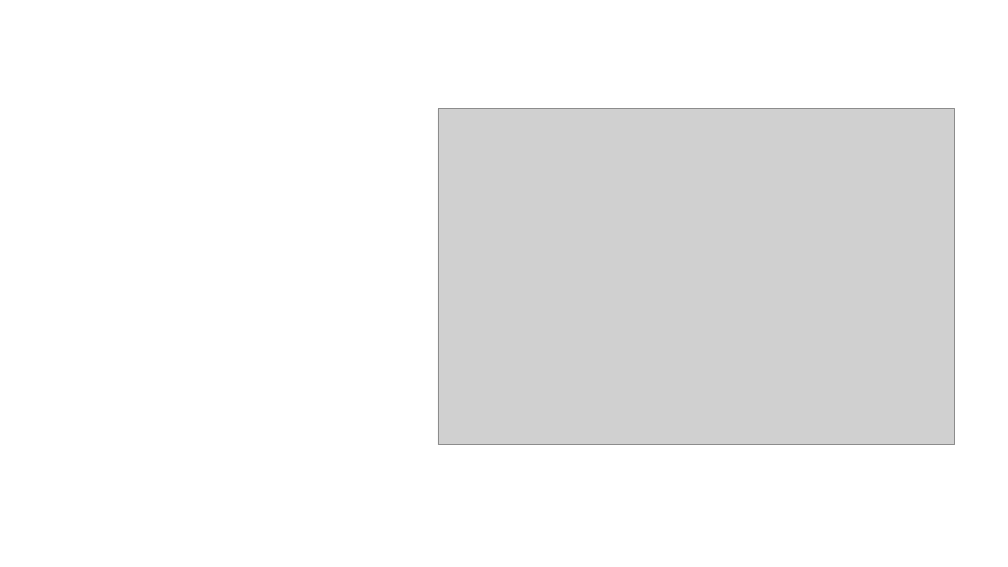
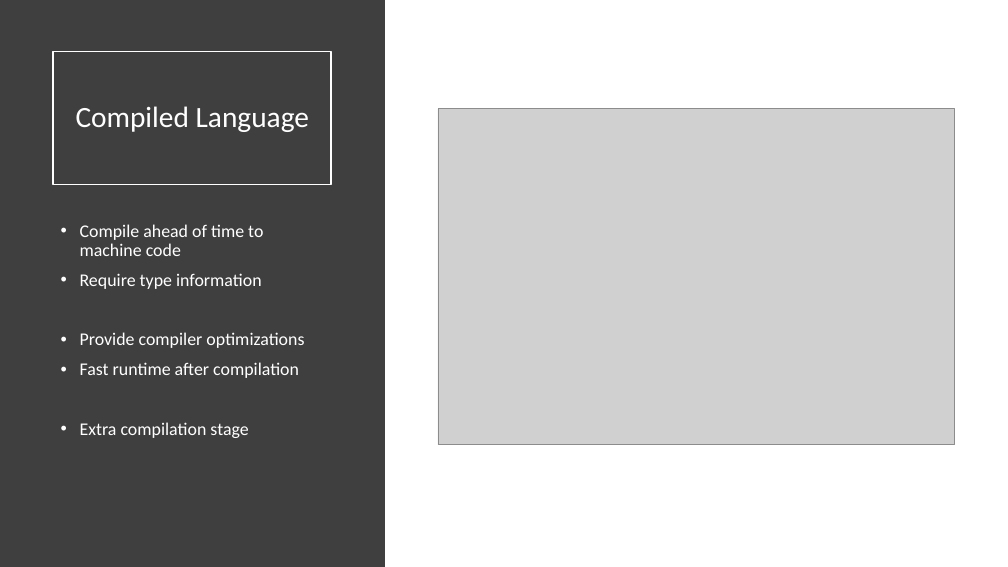
Before and after one commit to senresearch/julia-intro-docs, a slide deck: slide 4 of notebooks/xiaoqi-why-julia-fast.pptx. Drawn at 1008x567 pixels with LibreOffice and Linux fonts; fonts in the diff are those of the drawing; grey boxes stand for pictures. Boxes give left, top, right and bottom in pixels: in the first picture for what was removed or moved away, otherwise in the second. Text is boxed around its words. In the diff, an @@ line names an element or a change of style, - is before the commit and + after.

Commit message:
changed color of slides, and add annotation of compilation stages

```diff
--- a/notebooks/xiaoqi-why-julia-fast.pptx
+++ b/notebooks/xiaoqi-why-julia-fast.pptx
@@ rectangle added at [0, 0, 385, 567], fill #3F3F3F @@
@@ title at [76, 106, 309, 132]: text added @@
+Compiled Language
@@ text added at [80, 224, 304, 438], 17 pt, text #FFFFFF @@
+• Compile ahead of time to machine code
+• Require type information
+• Provide compiler optimizations
+• Fast runtime after compilation
+• Extra compilation stage
```
Also in this commit, not shown: 6 other slides changed, 8 other files.
